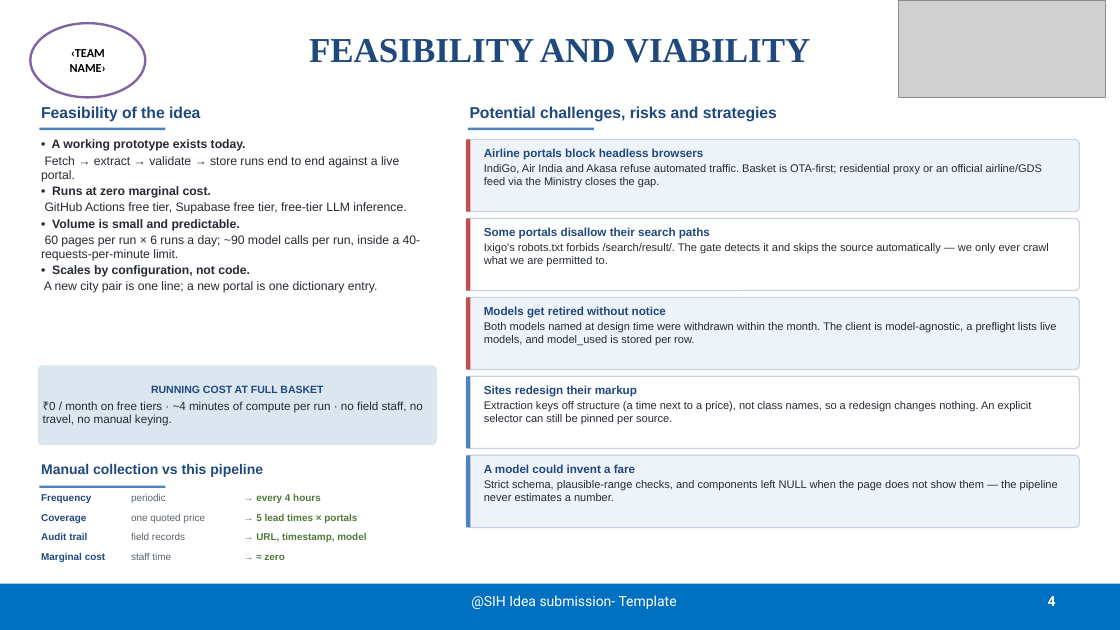
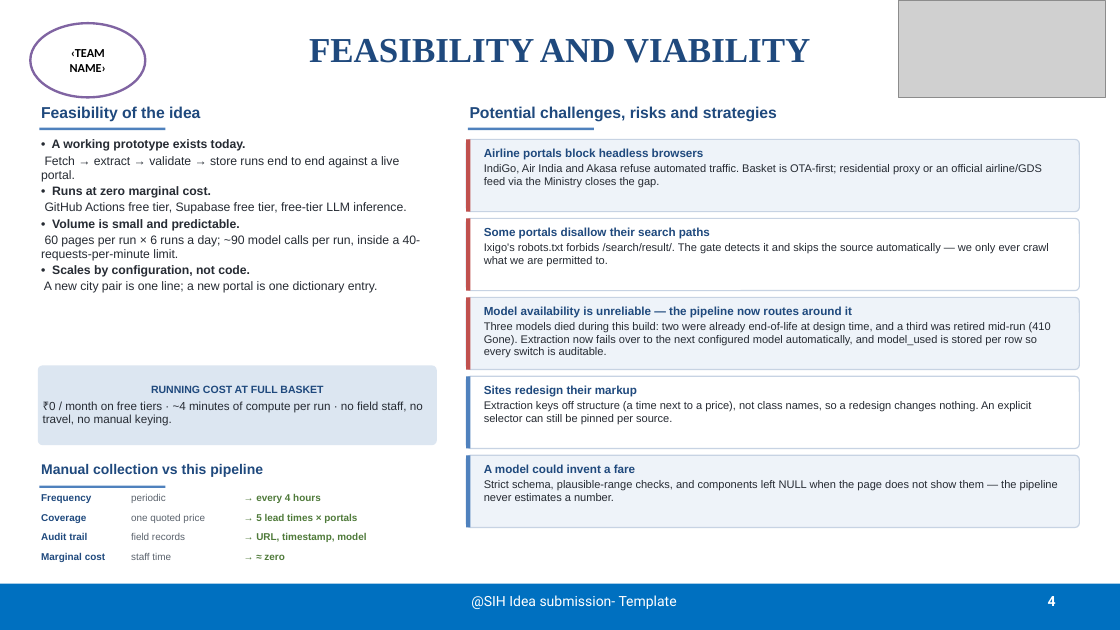
Before and after one commit to BradCage-afk/sih-2026-airfare-index, a slide deck: slide 4 of SIH26056-Idea-Presentation.pptx. Drawn at 1120x630 pixels with LibreOffice and Linux fonts; fonts in the diff are those of the drawing; grey boxes stand for pictures. Boxes give left, top, right and bottom in pixels: in the first picture for what was removed or moved away, otherwise in the second. Text is boxed around its words. In the diff, an @@ line names an element or a change of style, - is before the commit and + after.

```diff
--- a/SIH26056-Idea-Presentation.pptx
+++ b/SIH26056-Idea-Presentation.pptx
@@ text at bbox=[484, 306, 1051, 358]: text changed @@
-Models get retired without notice
-Both models named at design time were withdrawn within the month. The client is model-agnostic, a preflight lists live models, and model_used is stored per row.
+Model availability is unreliable — the pipeline now routes around it
+Three models died during this build: two were already end-of-life at design time, and a third was retired mid-run (410 Gone). Extraction now fails over to the next configured model automatically, and model_used is stored per row so every switch is auditable.
```
Also in this commit, not shown: 3 other slides changed, 3 other files.
